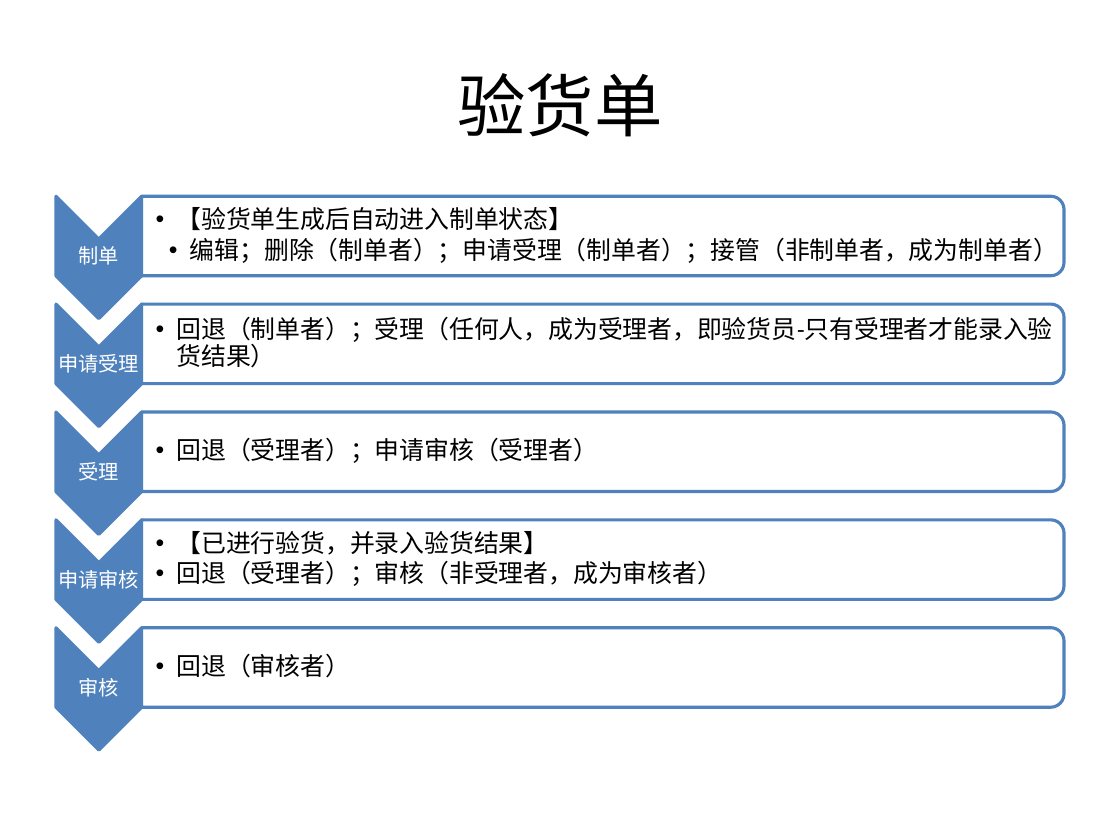
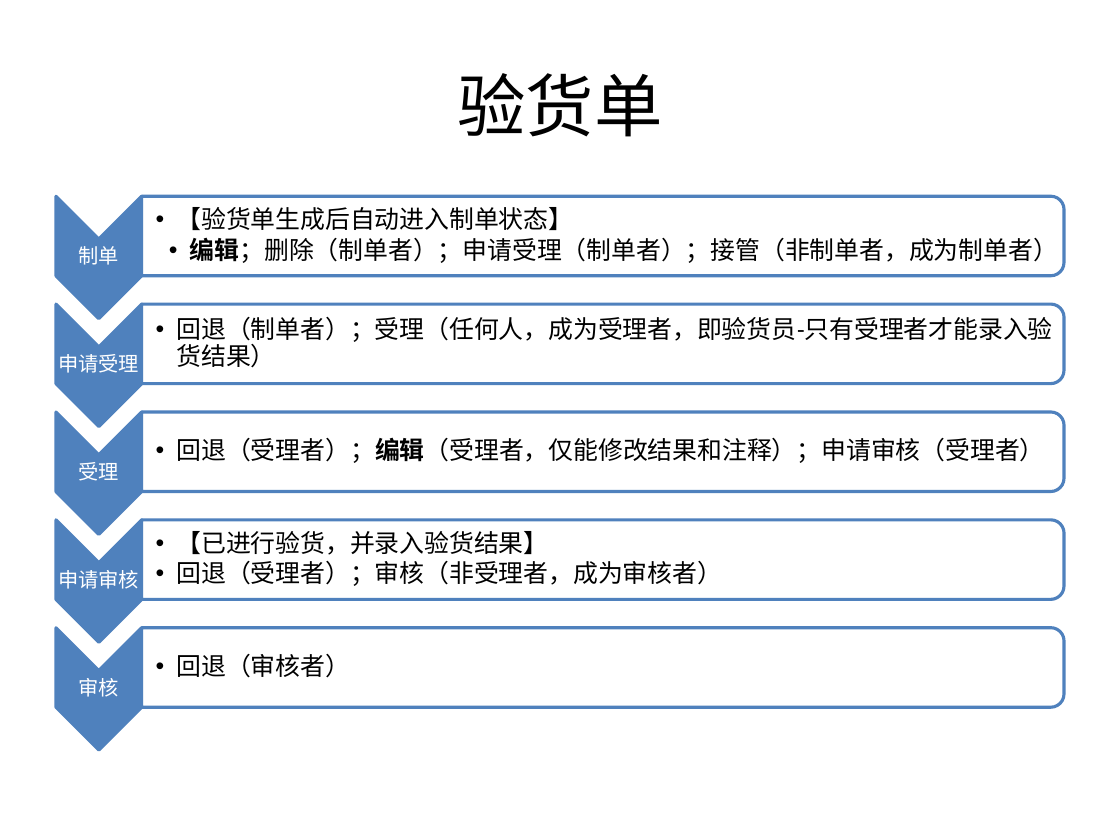
Before and after one commit to yuanly/oa, a slide deck: slide 5 of doc/伍泰OA流程说明.pptx. Drawn at 1120x840 pixels with LibreOffice and Linux fonts; fonts in the diff are those of the drawing. Boxes give left, top, right and bottom in pixels: in the first picture for what was removed or moved away, otherwise in the second. Text is boxed around its words. In the diff, an @@ line names an element or a change of style, - is before the commit and + after.

```diff
--- a/doc/伍泰OA流程说明.pptx
+++ b/doc/伍泰OA流程说明.pptx
@@ text at <box>190,237,1058,263</box>: bold on in "编辑；删除（制单者）；申请受理（制单者）；接管（非制单者，成为制单者）" @@
@@ text at <box>177,437,1045,463</box>: text changed @@
-  •• 回退（受理者）；申请审核（受理者）
+  •• 回退（受理者）；编辑（受理者，仅能修改结果和注释）；申请审核（受理者）
```
Also in this commit, not shown: 7 other slides changed, 6 other files.
